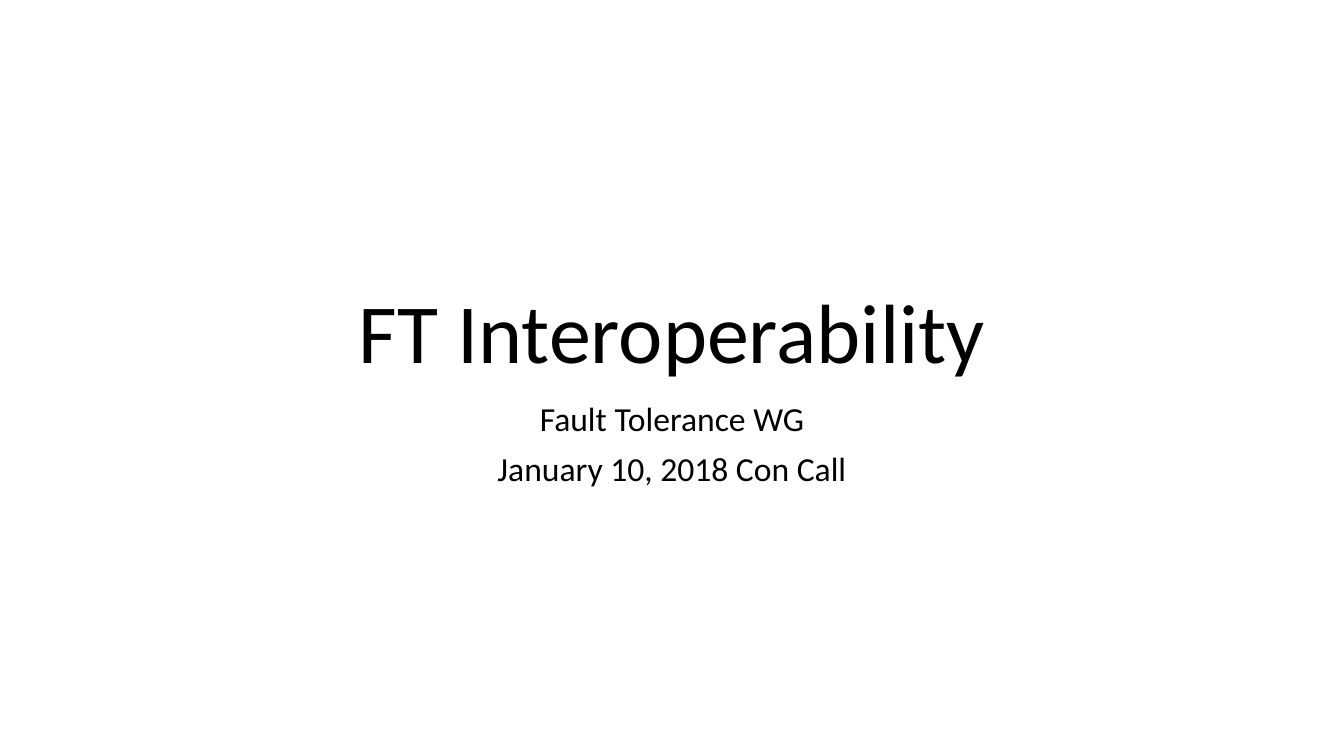
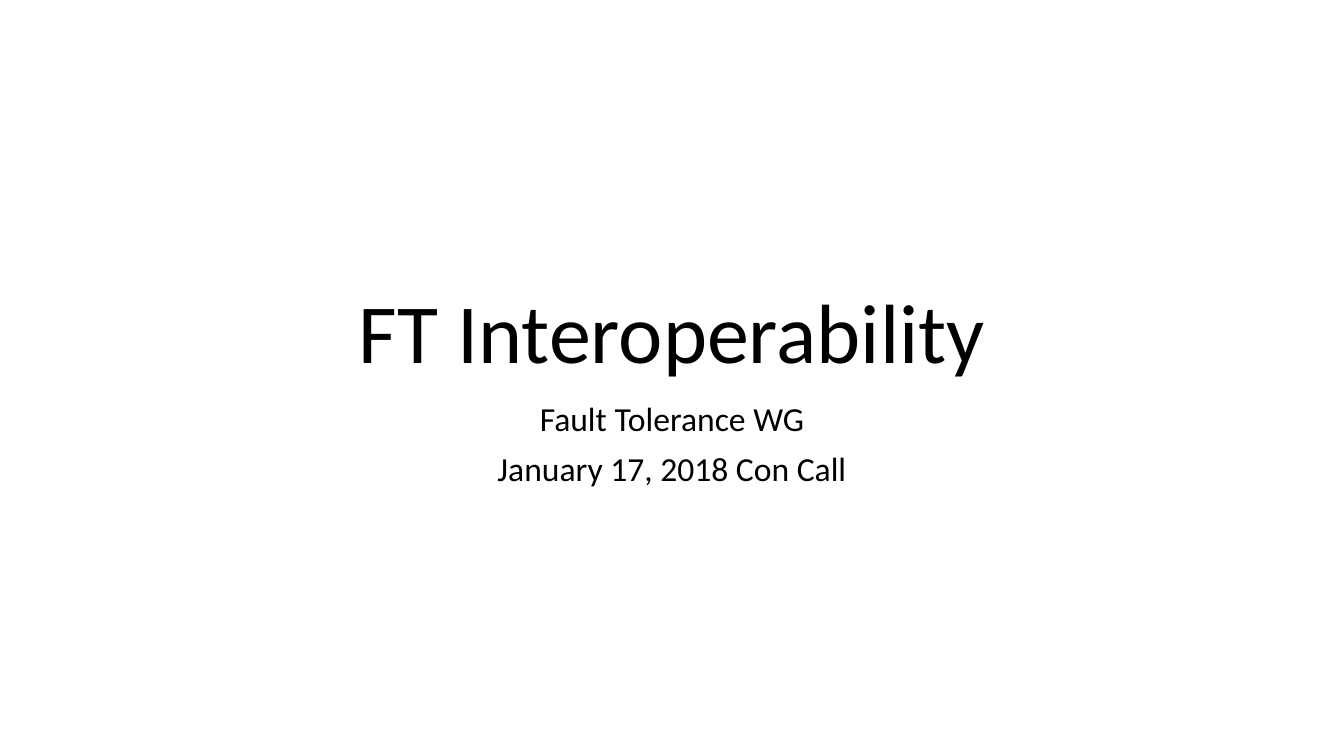
Before and after one commit to mpiwg-ft/ft-issues, a slide deck: slide 1 of slides/2018-01-17-FT-Interop.pptx. Drawn at 1344x756 pixels with LibreOffice and Linux fonts; fonts in the diff are those of the drawing. Boxes give left, top, right and bottom in pixels: in the first picture for what was removed or moved away, otherwise in the second. Text is boxed around its words. In the diff, an @@ line names an element or a change of style, - is before the commit and + after.

```diff
--- a/slides/2018-01-17-FT-Interop.pptx
+++ b/slides/2018-01-17-FT-Interop.pptx
@@ subtitle at [497, 457, 846, 487]: text changed @@
-January 10, 2018 Con Call
+January 17, 2018 Con Call
```
Also in this commit, not shown: 1 other file.
